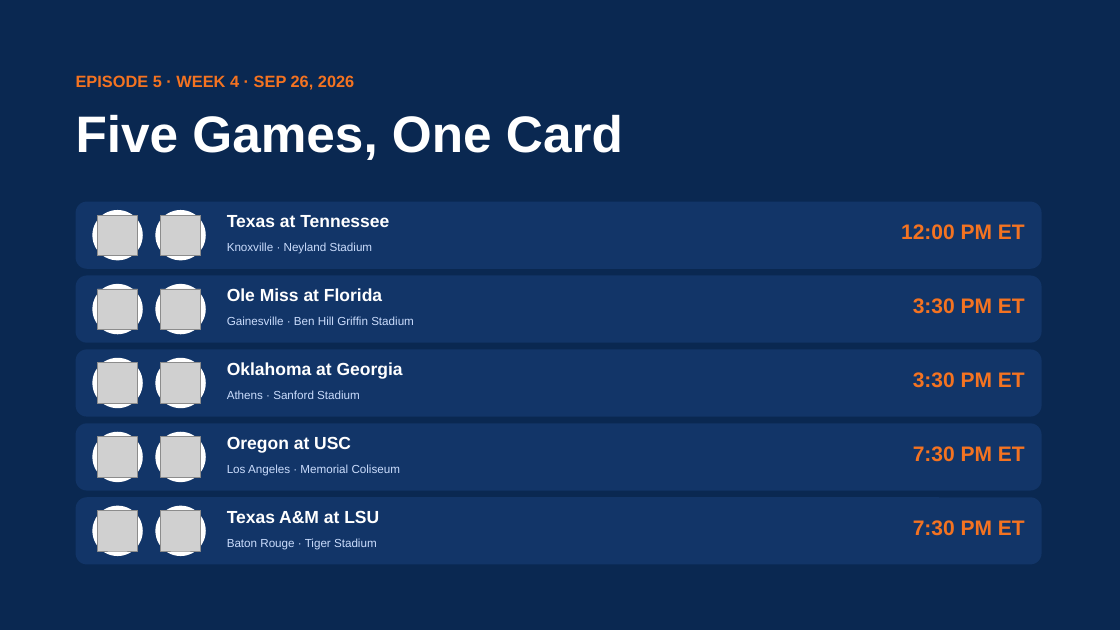
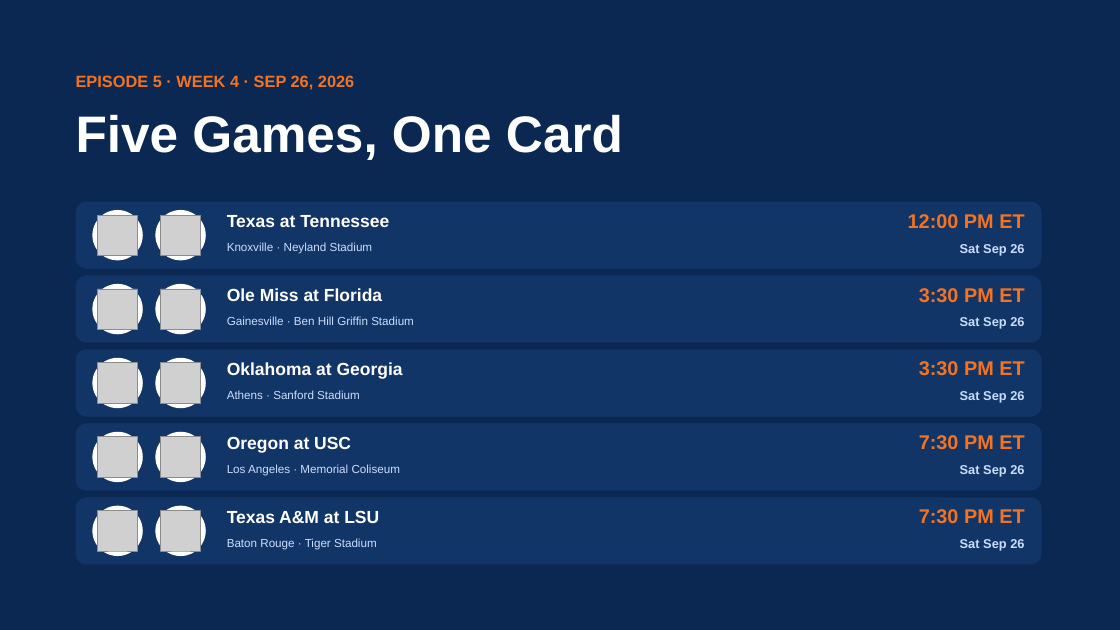
Before and after one commit to lucasalvarezflorida-lab/ncaa-fbs-analytics, a slide deck: slide 4 of decks/2026_Week4_Episode5.pptx. Drawn at 1120x630 pixels with LibreOffice and Linux fonts; fonts in the diff are those of the drawing; grey boxes stand for pictures. Boxes give left, top, right and bottom in pixels: in the first picture for what was removed or moved away, otherwise in the second. Text is boxed around its words. In the diff, an @@ line names an element or a change of style, - is before the commit and + after.

```diff
--- a/decks/2026_Week4_Episode5.pptx
+++ b/decks/2026_Week4_Episode5.pptx
@@ text added at (x1=960, y1=244, x2=1024, y2=255), 11 pt, text #CADCFC, bold @@
+Sat Sep 26
@@ text added at (x1=960, y1=317, x2=1024, y2=329), 11 pt, text #CADCFC, bold @@
+Sat Sep 26
@@ text added at (x1=960, y1=391, x2=1024, y2=403), 11 pt, text #CADCFC, bold @@
+Sat Sep 26
@@ text added at (x1=960, y1=465, x2=1024, y2=477), 11 pt, text #CADCFC, bold @@
+Sat Sep 26
@@ 5 texts moved together from (x1=901, y1=224, x2=1025, y2=536) to (x1=908, y1=214, x2=1024, y2=524) @@
@@ size 18 to 17 pt in 5 elements at (x1=908, y1=214, x2=1024, y2=228), (x1=919, y1=288, x2=1024, y2=303), (x1=919, y1=361, x2=1024, y2=376), (x1=919, y1=435, x2=1024, y2=450), (x1=919, y1=509, x2=1024, y2=524) @@
@@ text added at (x1=960, y1=539, x2=1024, y2=551), 11 pt, text #CADCFC, bold @@
+Sat Sep 26
```
Also in this commit, not shown: 1 other file.
